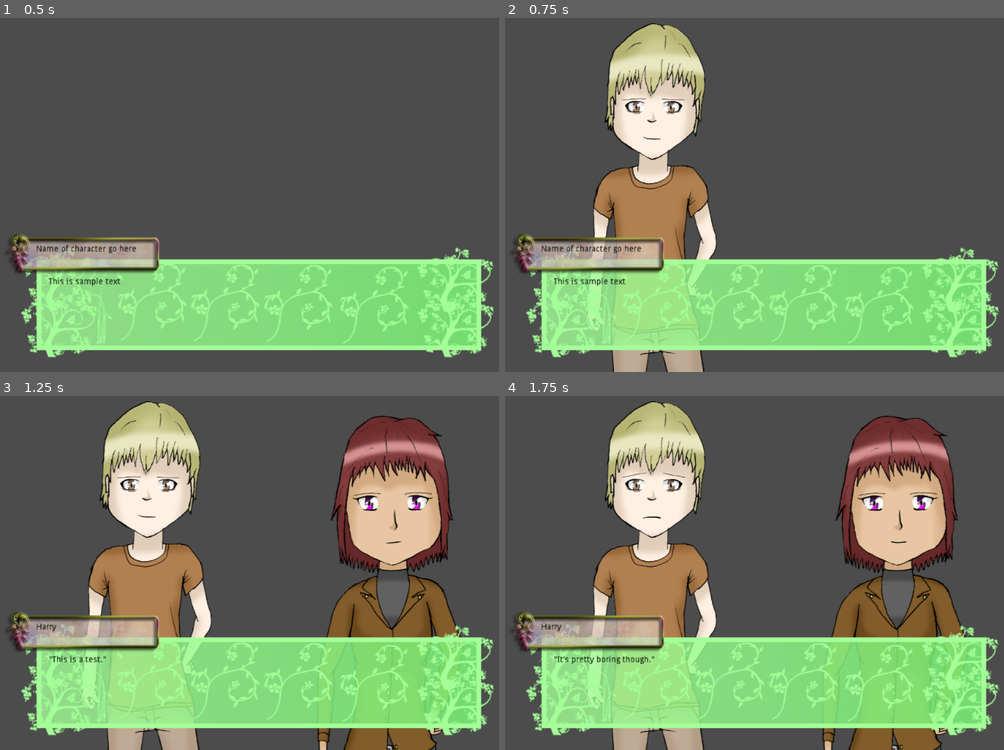
Above: before the commit, frames 1-4 (two rows, left to right).
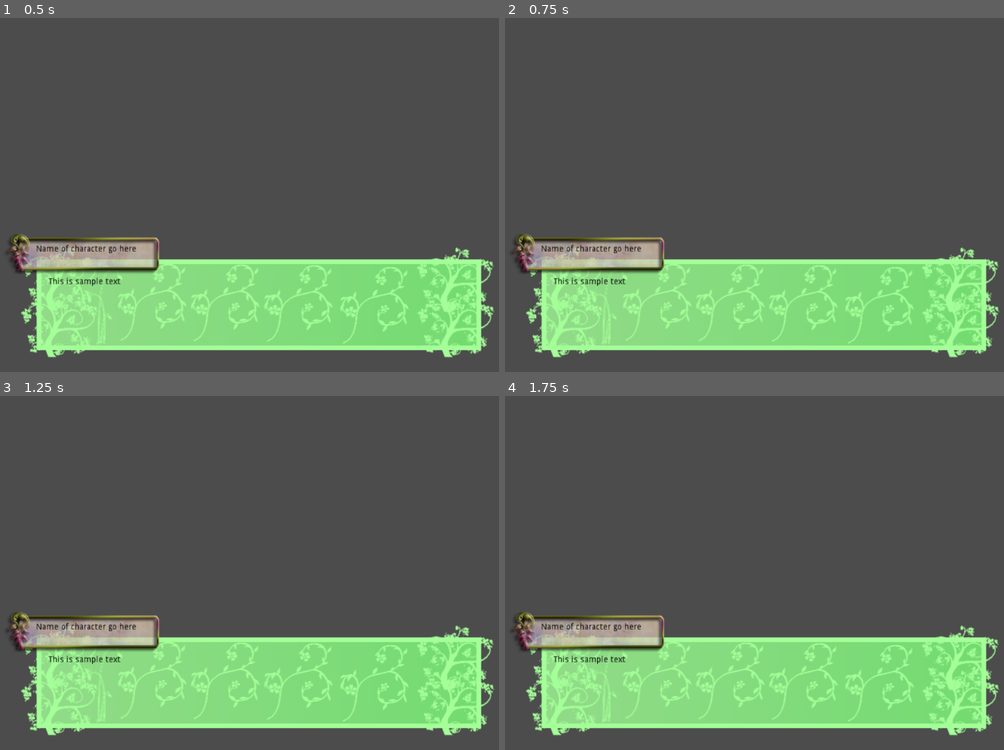
Above: after the commit, the same moments.

Repository: ellis-matthew4/XDL
Game: Godot game, scene res://Display.tscn
Two runs of this game, one before a commit and one after it. Both use one fixed random seed, a clock stepped at 60 frames per second and the inputs below.
Inputs:
- Up to frame 1 (0.5 s): no input
- Up to frame 2 (0.75 s): tap Enter at 0.5 s; tap Space (ui_select) at 0.6 s
- Up to frame 3 (1.25 s): tap Space (ui_select) at 0.77, 1.07 s
- Up to frame 4 (1.75 s): tap Space (ui_select) at 1.35, 1.52 s

Frame 1 is identical in both runs. In frame 2, 12% of the frame differs, in the area x 16-43%, y 1-100%; in frame 3, 26%; in frame 4, 26%, in the area x 7-93%, y 1-100%.

Commit message:
Implemented new statements in Godot and improved logic

Diff:
--- a/Godot Files/Display.gd
+++ b/Godot Files/Display.gd
@@ -8,39 +8,62 @@
 var constants
 var positions = {}
 var characters = {}
+var backdrops = {}
 var dialogue = []
-var current = -1
+var current = 0
 var active = false
 var click = false
+var wait = true
 
 func _ready():
-	get_tree().root.connect("size_changed", self, "reloadRes")
-	loadConstants("constants.json")
-	read("script1.json")
+	loadConstants("constants.json") #Only run this command when necessary!
 	set_process(true)
-	pass
 
 func _process(delta):
-	if active:
+	if active: #Triggers upon a read() call
+		get_tree().call_group("playable_characters", "hideGUI") #Hides the HUD
+		get_tree().paused = true #Remove this to disable pausing upon dialogue load
 		get_node("TextBox").visible = true
 		if Input.is_action_just_pressed("ui_select"):
-			current += 1
 			if current < len(dialogue):
 				var statement = dialogue[current]
 				if statement["action"] == "show":
 					Show(statement)
+					wait = true
 				elif statement["action"] == "hide":
 					Hide(statement)
+					wait = true
 				elif statement["action"] == "dialogue":
 					dialogue(statement)
-			else:
+				elif statement["action"] == "scene":
+					Scene(statement)
+				current += 1
+			else: # Reset and prepare for the next dialogue
 				hideAll()
-				current = -1
+				current = 0
 				active = false
+				wait = true
+		else:
+			if wait: #This block of code prevents having to click for show and hide statements.
+				if current < len(dialogue):
+					var statement = dialogue[current]
+					if statement["action"] == "show":
+						Show(statement)
+						current += 1
+					elif statement["action"] == "hide":
+						Hide(statement)
+						current += 1
+					elif statement["action"] == "dialogue":
+						dialogue(statement)
+						current += 1
+						wait = false
+	else:
+		get_tree().call_group("playable_characters", "showGUI") #Shows the HUD
+		get_tree().paused = false
 
-func loadConstants(filename):
+func loadConstants(filename): # Load the constants to dictionaries for easy access
 	var file = File.new()
-	file.open("res://script/" + filename, File.READ)
+	file.open("res://SukiGD/dialogue/" + filename, File.READ)
 	var data = file.get_as_text()
 	file.close()
 	data = JSON.parse(data)
@@ -48,19 +71,23 @@
 		print("FAILED TO LOAD FILE " + filename)
 		return
 	constants = data.result
-	for p in constants["Positions"]:
+	for p in constants["Positions"]: #Create actual game positions that can be used
 		var pos = Vector2()
 		pos.x = float(constants["Positions"][p]["x"])
 		pos.y = float(constants["Positions"][p]["y"])
 		positions[p] = pos * projectRes
-	var temp = constants["Characters"]
+	var temp = constants["Characters"] #Create references to Character nodes
 	for c in temp:
 		characters[c] = temp[c]
 		characters[c]["path"] = characters[c]["path"].replace('"',"")
+	if constants.has("Backdrops"): #Create references to Scene nodes
+		backdrops = constants["Backdrops"]
+		for b in backdrops:
+			backdrops[b] = backdrops[b].replace('"',"")
 
 func read(filename):
 	var file = File.new()
-	file.open("res://script/" + filename, File.READ)
+	file.open("res://SukiGD/dialogue/" + filename, File.READ) #Default filepath, you probably want to change this
 	var data = file.get_as_text()
 	file.close()
 	data = JSON.parse(data)
@@ -68,27 +95,37 @@
 		print("FAILED TO READ FILE " + filename)
 		return
 	dialogue = data.result["dialogue"]
-	active = true
+	active = true #Activate the dialogue loop
 
-func Show(s): #
+func Show(s): # Show statement
 	var c = charNodes.get_node(characters[s["char"]]["path"])
 	c.global_position = positions[s["pos"]]
 	c.frame = characters[s["char"]][s["emote"]]
 	c.visible = true
 
-func Hide(s):
+func Hide(s): # Hide statement
 	var c = charNodes.get_node(characters[s["char"]]["path"])
 	c.global_position = Vector2(0,0)
 	c.visible = false
-func hideAll():
+func hideAll(): # Hides SukiGD
 	get_node("TextBox").visible = false
+	get_node("TextBox/TextControl/Dialogue").text = ""
+	get_node("TextBox/TextControl/Name").text = ""
 	for c in charNodes.get_children():
 		c.global_position = Vector2(0,0)
 		c.visible = false
+	for sc in $Scenes.get_children():
+		sc.visible = false
 
-func dialogue(s):
+func dialogue(s): # Displays a line of dialogue
 	if s.has("emote"):
 		var c = charNodes.get_node(characters[s["char"]]["path"])
 		c.frame = characters[s["char"]][s["emote"]]
 	textBox.text = s["String"]
 	nameBox.text = s["char"].capitalize()
+
+func Scene(s): # Changes the backdrop to the current scene
+	for sc in $Scenes.get_children():
+		sc.visible = false
+	var sceneName = backdrops[s["scene"]]
+	get_node("Scenes/" + sceneName).visible = true
--- a/Godot Files/Display.tscn
+++ b/Godot Files/Display.tscn
@@ -22,8 +22,9 @@
 [ext_resource path="res://assets/kayla/kayla_shock.png" type="Texture" id=20]
 [ext_resource path="res://assets/kayla/kayla_smug.png" type="Texture" id=21]
 [ext_resource path="res://assets/kayla/kayla_think.png" type="Texture" id=22]
-[ext_resource path="res://assets/textbox.png" type="Texture" id=23]
-[ext_resource path="res://assets/namebox.png" type="Texture" id=24]
+[ext_resource path="res://assets/classroom.png" type="Texture" id=23]
+[ext_resource path="res://assets/textbox.png" type="Texture" id=24]
+[ext_resource path="res://assets/namebox.png" type="Texture" id=25]
 
 [sub_resource type="SpriteFrames" id=1]
 
@@ -68,15 +69,27 @@
 frames = SubResource( 2 )
 animation = "default"
 
-[node name="TextBox" type="Sprite" parent="." index="1"]
+[node name="Scenes" type="Node2D" parent="." index="1"]
+
+z_index = -1
+_sections_unfolded = [ "Z Index" ]
+
+[node name="School" type="Sprite" parent="Scenes" index="0"]
+
+visible = false
+texture = ExtResource( 23 )
+centered = false
+_sections_unfolded = [ "Offset" ]
+
+[node name="TextBox" type="Sprite" parent="." index="2"]
 
 position = Vector2( 497.63, 485.267 )
-texture = ExtResource( 23 )
+texture = ExtResource( 24 )
 
 [node name="Namebox" type="Sprite" parent="TextBox" index="0"]
 
 position = Vector2( -296.562, -84.3432 )
-texture = ExtResource( 24 )
+texture = ExtResource( 25 )
 
 [node name="TextControl" type="Control" parent="TextBox" index="1"]
 
--- a/Godot Files/script/constants.json
+++ b/Godot Files/script/constants.json
@@ -1 +1 @@
-{"Positions": {"right": {"y": "0.6", "x":  …(370 unchanged characters)…
+{"Backdrops": {"school": "\"School\""}, "Positions": {"right": {"y": "0.6", "x":  …(370 unchanged characters)…
--- a/Godot Files/script/script1.json
+++ b/Godot Files/script/script1.json
@@ -1 +1 @@
-{"dialogue": [{"action": "show", "char": "harry", "emote": "neutral …(437 unchanged characters)…
+{"dialogue": [{"action": "scene", "scene": "school"}, {"action": "show", "char": "harry", "emote": "neutral …(437 unchanged characters)…
Not shown: 1 places in Godot Files/Display.tscn that only renumber resources
Binary file added: Godot Files/assets/classroom.png
Not shown, added: Godot Files/assets/classroom.png.import
